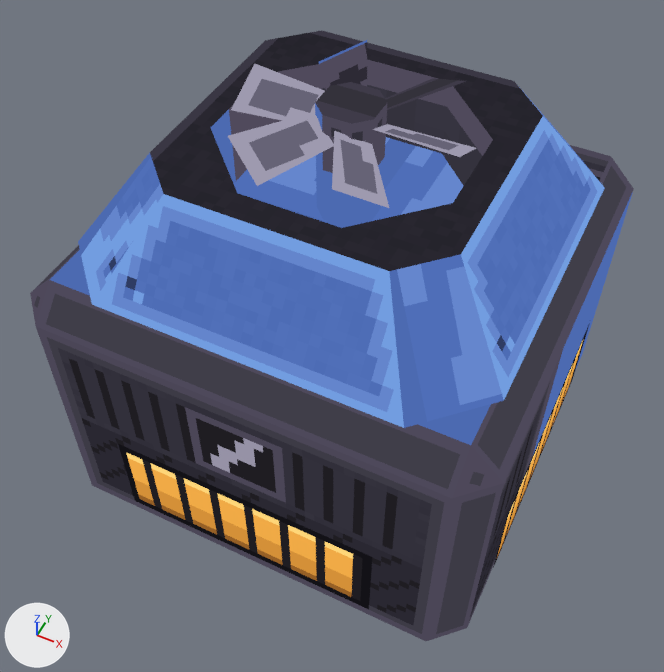
The glTF model art/out/generator.glb: old version first, new version second.
Camera for both pictures: a 50 mm lens placed at (0.621, -1.322, 1.454), pointed at (0.004, -0.089, -0.088). The axes (+X, +Y, +Z) are drawn at lower left. The lights are the same throughout. The picture after the commit comes second. Vertices at exactly the same position are counted once.

Script lines for the objects in view, before the commit:
```python
me_generator_body = bpy.data.meshes.new('generator_body')
me_generator_body.from_pydata(...)  # 64 vertices, 100 faces; spans x -0.5..0.5, y -0.5..0.5, z -0.5..0.4
me_generator_body.materials.append(mat_generator)
me_generator_fire = bpy.data.meshes.new('generator_fire')
me_generator_fire.from_pydata(...)  # 24 vertices, 14 faces; spans x -0.504..0.504, y -0.504..0.504, z -0.4..0.22
me_generator_fire.materials.append(mat_generator)
me_generator_rotor = bpy.data.meshes.new('generator_rotor')
me_generator_rotor.from_pydata(...)  # 40 vertices, 34 faces; spans x -0.235..0.235, y -0.229..0.229, z 0.22..0.47
me_generator_rotor.materials.append(mat_generator)
# before: 0 (-0.03, -0.06, 0.22) at pixel (323, 219), 1 (0.03, -0.06, 0.22), 4 (0.06, -0.03, 0.22), 6 (0.06, 0.03, 0.22) at pixel (382, 206), 8 (0.03, 0.06, 0.22)
# before: 10 (-0.03, 0.06, 0.22), 12 (-0.06, 0.03, 0.22), 14 (-0.06, -0.03, 0.22) at pixel (316, 206)
ob_generator_body = bpy.data.objects.new('generator_body', me_generator_body)
ob_generator_body.location = (0.0, 0.0, 0.0)
ob_generator_fire = bpy.data.objects.new('generator_fire', me_generator_fire)
ob_generator_fire.location = (0.0, 0.0, 0.0)
ob_generator_rotor = bpy.data.objects.new('generator_rotor', me_generator_rotor)
ob_generator_rotor.location = (0.0, 0.0, 0.0)
```
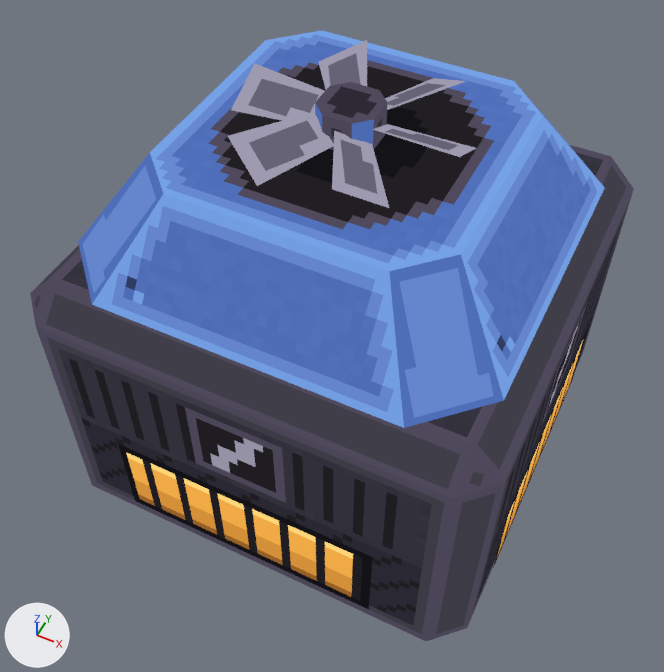
Boxes (x1, y1, x2, y2) around the edits, measured in the pictures (664 x 672 px; the box of a moved part takes in the faces that stretch with it):
part 1 of me_generator_body, built on: (150, 30, 543, 271) in both
part 2 of me_generator_body, surface changed: (50, 88, 633, 617) in both
part 3 of me_generator_rotor, moved or reshaped: before (315, 102, 388, 227); after (315, 102, 388, 150)
part 4 of me_generator_rotor, surface changed: before (228, 40, 476, 227); after (228, 40, 476, 208)
part 5 of me_generator_fire, deleted (blue): before (234, 137, 463, 228)
part 6 of me_generator_fire, surface changed: (523, 323, 590, 480) in both

The change, as a diff of the scene's bpy script:
```diff
--- a/art/out/generator.glb.py
+++ b/art/out/generator.glb.py
@@ me_generator_body @@
 # used by ob_generator_body; location = (0.0, 0.0, 0.0)
-me_generator_body.from_pydata(...)  # 64 vertices, 100 faces; spans x -0.5..0.5, y -0.5..0.5, z -0.5..0.4
+me_generator_body.from_pydata(...)  # 40 vertices, 66 faces; spans x -0.5..0.5, y -0.5..0.5, z -0.5..0.4
+# me_generator_body part 1
+# 24 vertices are removed from x -0.31..0.31, y -0.31..0.31, z 0.22..0.4
+# 40 faces are deleted
+# 6 new faces join them
+# me_generator_body part 2: 30 kept faces spanning x -0.5..0.5, y -0.5..0.5, z -0.5..0.4 get new texture (UV) coordinates
 me_generator_body.materials.append(mat_generator)
@@ me_generator_rotor @@
 # used by ob_generator_rotor; location = (0.0, 0.0, 0.0)
-me_generator_rotor.from_pydata(...)  # 40 vertices, 34 faces; spans x -0.235..0.235, y -0.229..0.229, z 0.22..0.47
+me_generator_rotor.from_pydata(...)  # 40 vertices, 34 faces; spans x -0.235..0.235, y -0.229..0.229, z 0.4..0.47
+# me_generator_rotor part 3
+for i in [0, 1, 4, 6, 8, 10, 12, 14]: me_generator_rotor.vertices[i].co += Vector((0.0, 0.0, 0.18))
+# me_generator_rotor part 4: texture (UV) coordinates of 34 of 34 faces, centred in x -0.177..0.177, y -0.159..0.159, z 0.303..0.47, changed; they spanned u 0.01..0.99, v 0.47..0.62 and now span u 0.01..0.99, v 0.51..0.68
 me_generator_rotor.materials.append(mat_generator)
@@ me_generator_fire @@
 # used by ob_generator_fire; location = (0.0, 0.0, 0.0)
-me_generator_fire.from_pydata(...)  # 24 vertices, 14 faces; spans x -0.504..0.504, y -0.504..0.504, z -0.4..0.22
+me_generator_fire.from_pydata(...)  # 16 vertices, 8 faces; spans x -0.504..0.504, y -0.504..0.504, z -0.4..-0.17
+# me_generator_fire part 5: the loose piece of 8 vertices spanning x -0.249..0.249, y -0.249..0.249, z 0.22 is deleted
+# me_generator_fire part 6: 8 kept faces spanning x -0.504..0.504, y -0.504..0.504, z -0.4..-0.17 get new texture (UV) coordinates
 me_generator_fire.materials.append(mat_generator)
```
